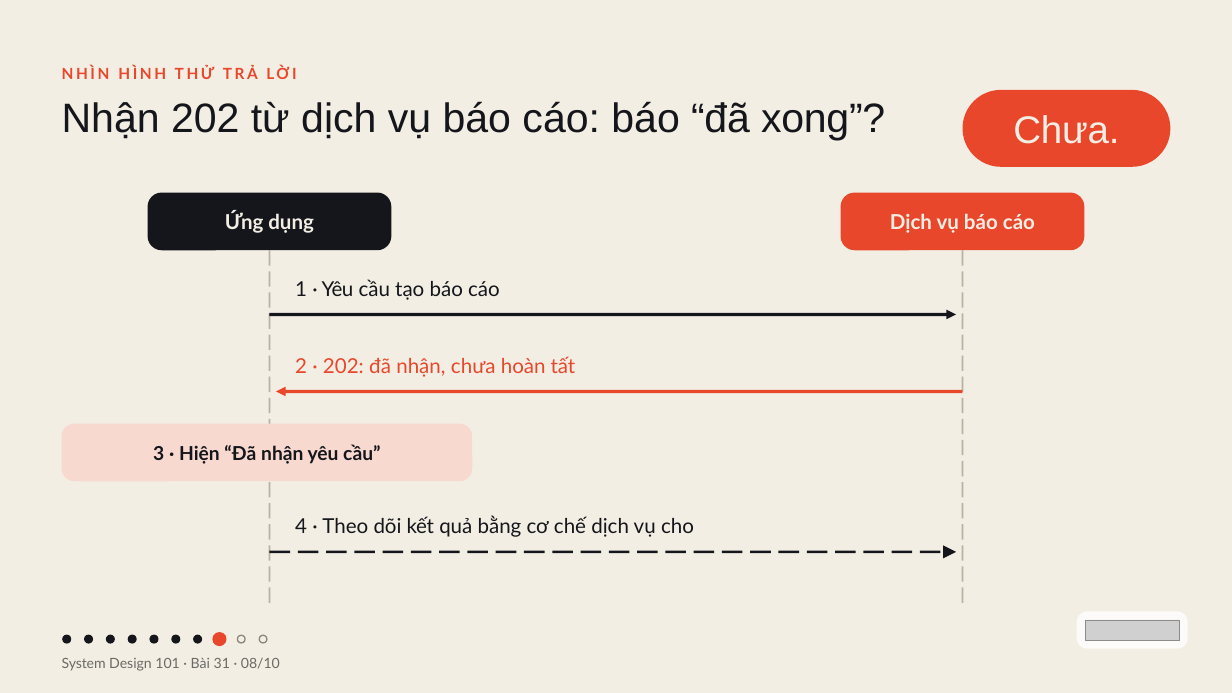
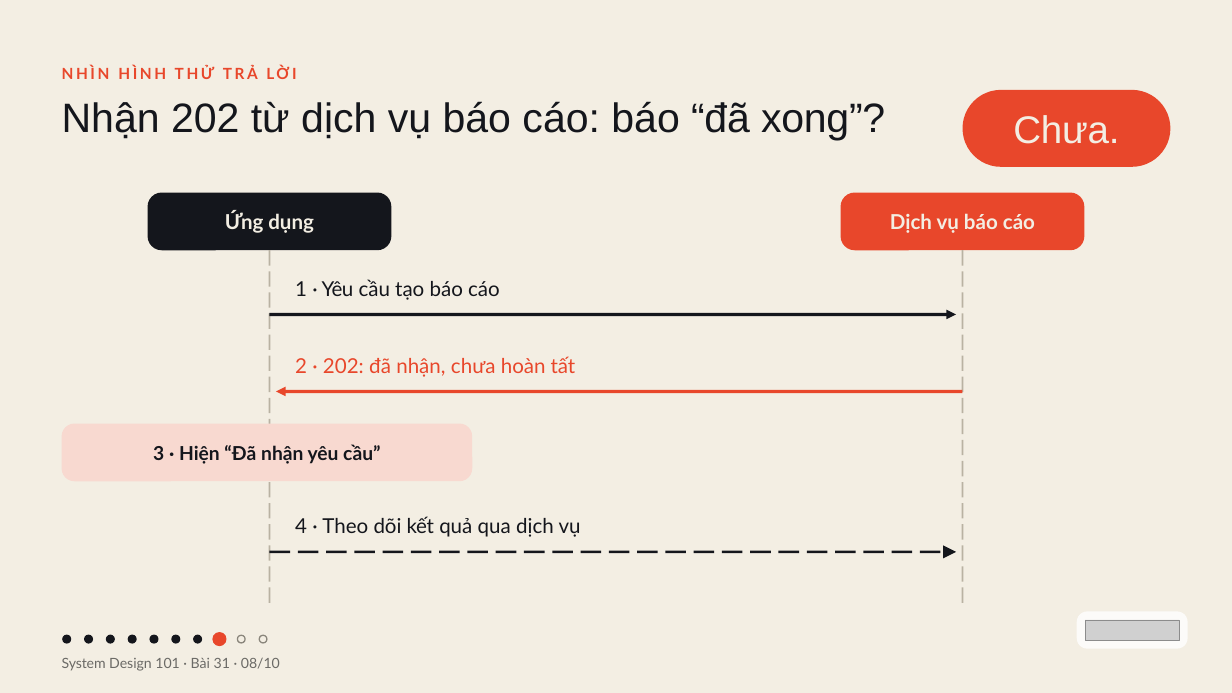
Before and after one commit to vohoailinh90/tool-marketing-studio, a slide deck: slide 8 of system-design-101/vi/lessons/sd-01-031/slides/sd-01-031.pptx. Drawn at 1232x693 pixels with LibreOffice and Linux fonts; fonts in the diff are those of the drawing; grey boxes stand for pictures. Boxes give left, top, right and bottom in pixels: in the first picture for what was removed or moved away, otherwise in the second. Text is boxed around its words. In the diff, an @@ line names an element or a change of style, - is before the commit and + after.

```diff
--- a/system-design-101/vi/lessons/sd-01-031/slides/sd-01-031.pptx
+++ b/system-design-101/vi/lessons/sd-01-031/slides/sd-01-031.pptx
@@ text at [295,516,581,537]: text changed @@
-4 · Theo dõi kết quả bằng cơ chế dịch vụ cho
+4 · Theo dõi kết quả qua dịch vụ
```
